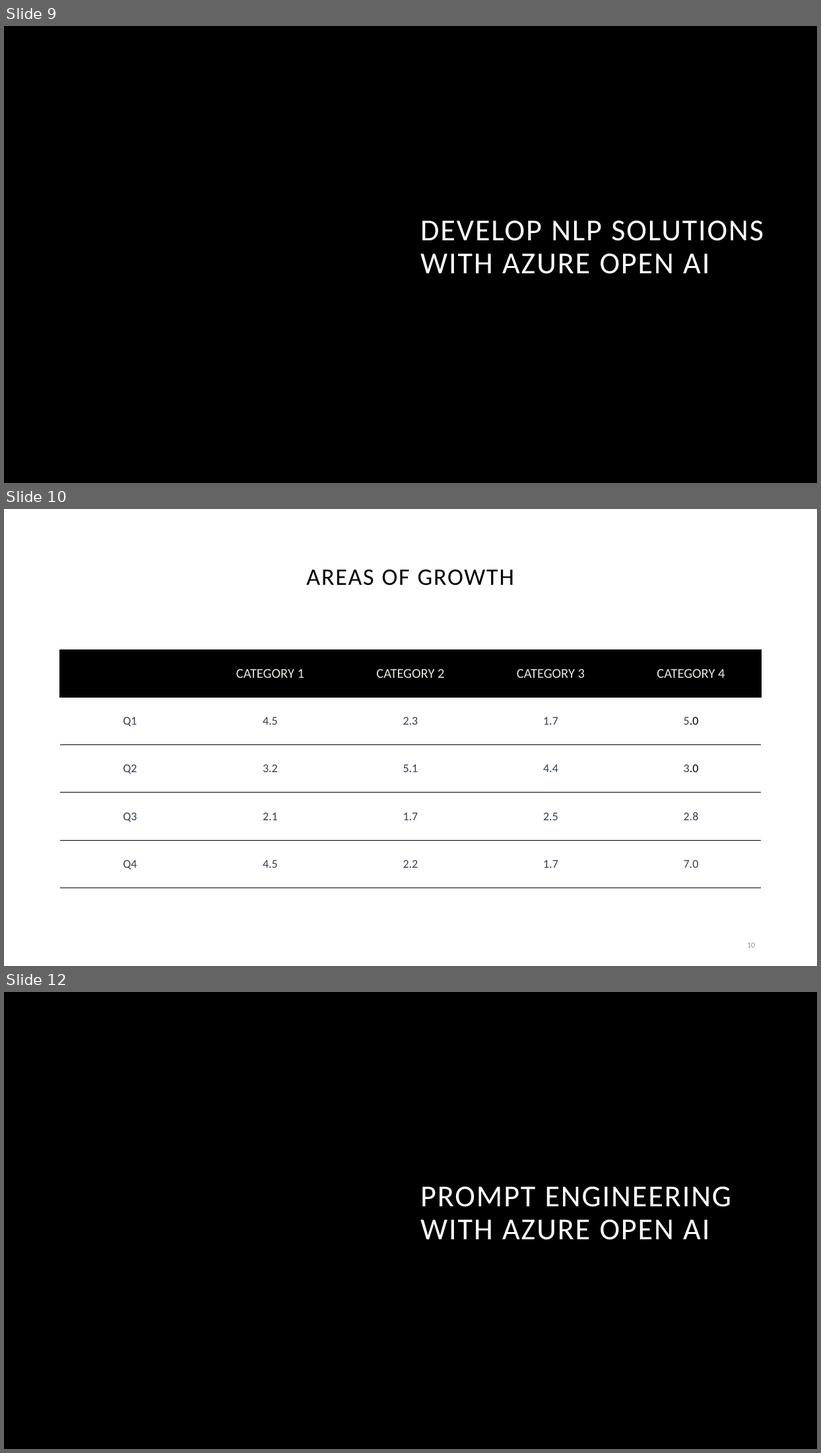
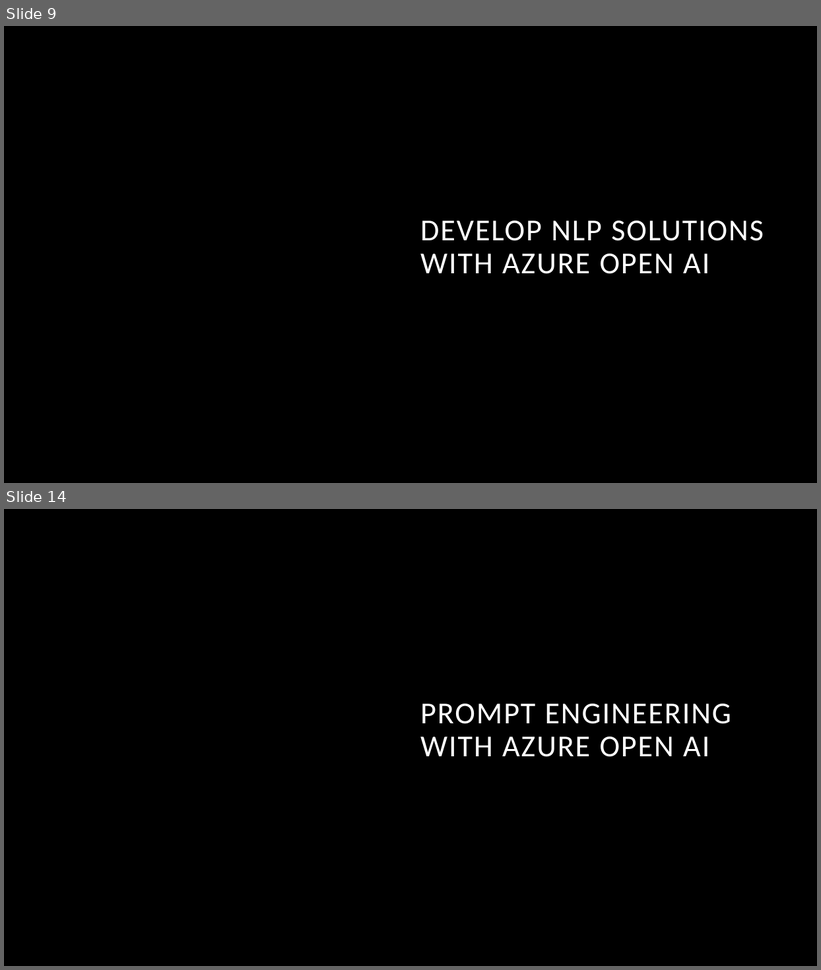
Before and after one commit to sujoy-saha/Develop-AI-solutions-with-Azure-AI, a slide deck: 6. Develop AI solutions with Azure OpenAI/Develop AI solutions with Azure OpenAI.pptx. Shown one above the other, each under a label of ours: slides 9, 10 and 12 before the commit, slides 9 and 14 after it; the slides between them are not shown. The pictures are 821x1453 and 821x970 pixels, drawn with LibreOffice and Linux fonts; fonts in the diff are those of the drawing; background and template pictures are left out. Boxes give left, top, right and bottom in pixels: in the first picture for what was removed or moved away, otherwise in the second. Text is boxed around its words. In the diff, an @@ line names an element or a change of style, - is before the commit and + after.

```diff
--- a/6. Develop AI solutions with Azure OpenAI/Develop AI solutions with Azure OpenAI.pptx
+++ b/6. Develop AI solutions with Azure OpenAI/Develop AI solutions with Azure OpenAI.pptx
@@ slide 10 removed at (4,509,817,966), background #FFFFFF @@
@@ title removed at (306,569,514,586) @@
-AREAS OF GROWTH
@@ table removed at (60,650,762,889), 5 rows, 5 columns @@
- | CATEGORY 1 | CATEGORY 2 | CATEGORY 3 | CATEGORY 4
-Q1 | 4.5 | 2.3 | 1.7 | 5.0
-Q2 | 3.2 | 5.1 | 4.4 | 3.0
-Q3 | 2.1 | 1.7 | 2.5 | 2.8
-Q4 | 4.5 | 2.2 | 1.7 | 7.0
@@ page number removed at (747,943,755,948) @@
-10
@@ what was slide 12 is now slide 14 @@
```
Also in this commit, not shown: 9 slides added, 4 other slides removed, 5 other files.
